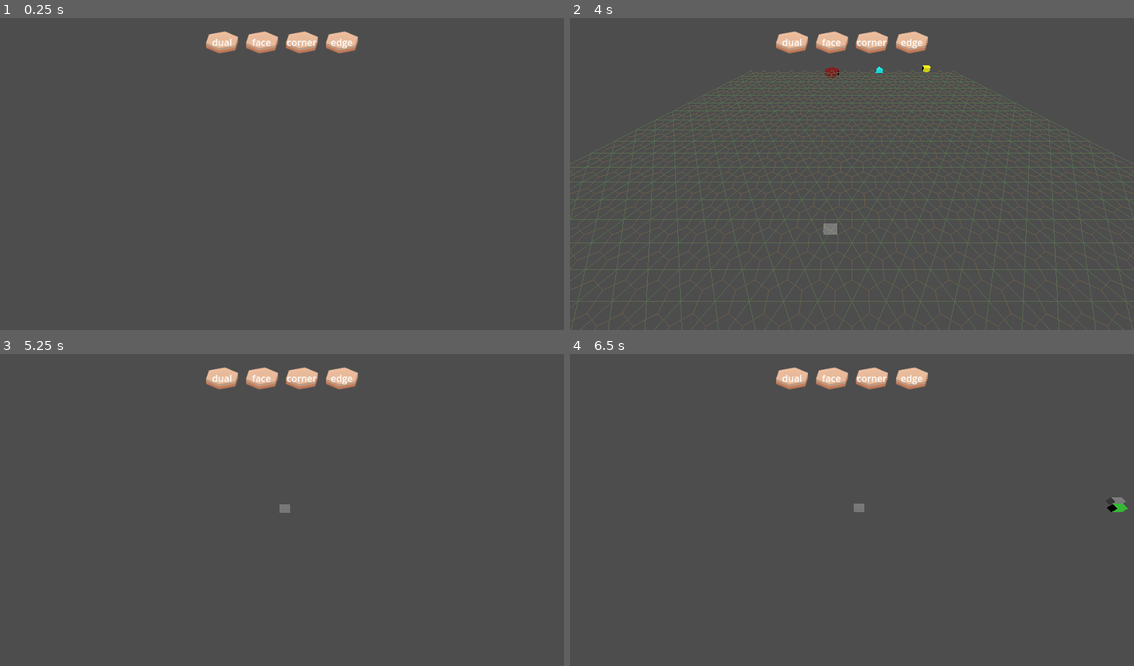
Above: before the commit, frames 1-4 (two rows, left to right).
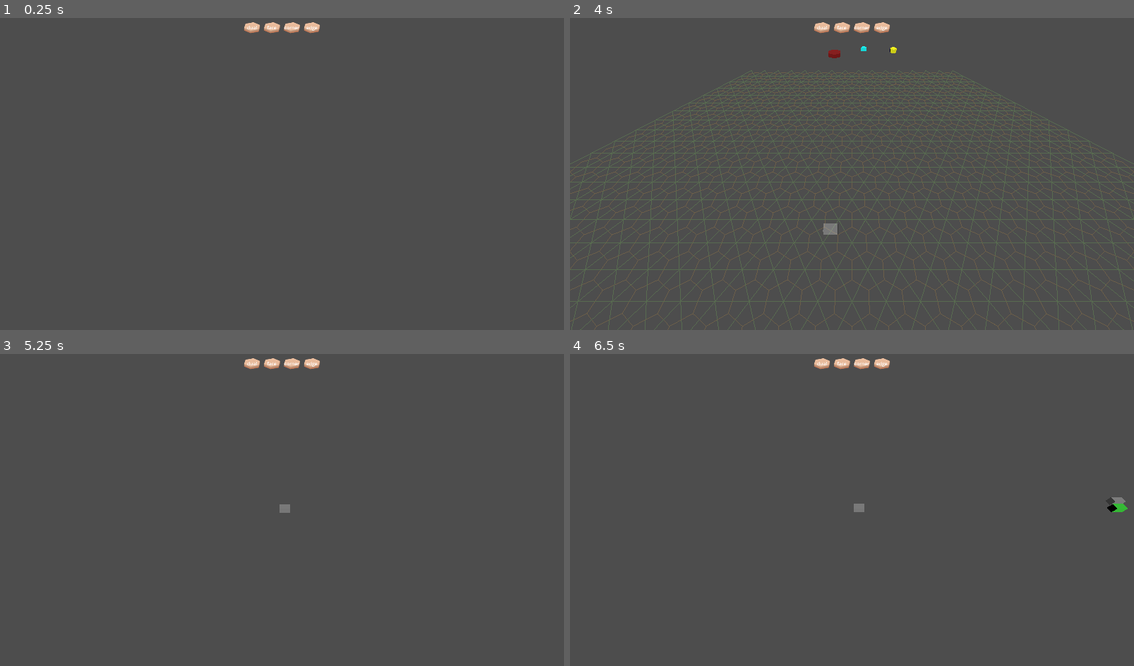
Above: after the commit, the same moments.

Repository: justfordoener/schmuck-of-schmiles
Game: Godot game, scene res://scenes/module_sandbox.tscn
Same seed, same stepped clock (60 frames per second), same inputs: the game is played once before the commit and once after it.
Inputs (mouse positions are in pixels of both pictures, inside the frame that each line leads up to; where the layout moved, square brackets give the same spot in the first picture):
- Up to frame 1 (0.25 s): no input
- Up to frame 2 (4 s): click (823, 27) [789, 42] at 0.5 s; click (840, 27) [829, 42] at 1.25 s; click (863, 27) [874, 42] at 2 s; click (880, 27) [914, 42] at 2.75 s; tap Enter at 3.5 s; move the mouse to (823, 236) at 3.52 s; hold W (move_forward) from 3.53 s (still down); tap Mouse wheel up (move_down) at 3.6 s; tap Mouse wheel down (move_up) at 3.8 s
- Up to frame 3 (5.25 s): move the mouse to (451, 553) at 4.27 s; tap Mouse wheel down (move_up) at 4.35 s; tap Middle mouse button (rotate) at 4.55 s; move the mouse to (112, 460) at 5.02 s; release W (move_forward) at 5.03 s; hold A (move_left) from 5.03 s (still down); hold Middle mouse button (rotate) from 5.03 s (still down)
- Up to frame 4 (6.5 s): keep holding A (move_left); tap Mouse wheel up (move_down) at 5.3 s; tap Space at 5.75 s; move the mouse to (857, 506) at 5.77 s; release Middle mouse button (rotate) at 5.78 s; click (857, 506) at 5.85 s; tap Mouse wheel down (move_up) at 6.05 s

The runs differ from the first frame. In frame 1, 1.6% of the frame differs, in the area x 36-64%, y 1-12%; in frame 2, 1.8%, in the area x 36-64%, y 1-20%; in frame 3, 1.6%; in frame 4, 1.6%.

Commit message:
#110 Refactor Camera Controll VI - merge fixes
Merge request fixes for https://gitlab.uni-bayreuth.de/scrum-csw/scrum-csw-ws-2025/book-of-tiles/-/merge_requests/1
Deleted opsolete code
Deleted old camera.gd script and camera.tscn scene
Renamed RTScamera.gd and rts_camera scene to camera.gd and camera.tscn
Changed Window sice to standard again

Diff:
--- a/project.godot
+++ b/project.godot
@@ -23,8 +23,6 @@
 
 window/size/viewport_width=1920
 window/size/viewport_height=1080
-window/size/window_width_override=960
-window/size/window_height_override=540
 
 [input]
 
--- a/scenes/camera.tscn
+++ b/scenes/camera.tscn
@@ -1,10 +1,14 @@
-[gd_scene load_steps=2 format=3 uid="uid://dgrm4us3hm1kg"]
+[gd_scene load_steps=2 format=3 uid="uid://cl022yfv6jrj"]
 
-[ext_resource type="Script" uid="uid://bg6hpcnpykqce" path="res://scripts/player_controller/camera.gd" id="1_cvpoc"]
+[ext_resource type="Script" uid="uid://ceh0ofm7dnxqa" path="res://scripts/player_controller/camera.gd" id="1_cvpoc"]
 
-[node name="Camera" type="Node3D"]
-transform = Transform3D(1, 0, 0, 0, 1, 0, 0, 0, 1, 0, 0.2698053, 0.45223695)
+[node name="RTSCamera" type="Node3D" node_paths=PackedStringArray("path")]
+transform = Transform3D(1, 0, 0, 0, 0.99999994, 0, 0, 0, 0.99999994, 0, 0, 0)
 script = ExtResource("1_cvpoc")
+path = NodePath("CameraRotX/CameraZoomPivot/Camera3D")
 
-[node name="Camera3D" type="Camera3D" parent="."]
-transform = Transform3D(1, 0, 0, 0, 0.8613367, 0.5080346, 0, -0.5080346, 0.8613367, 0, 0, 0)
+[node name="CameraRotX" type="Node3D" parent="."]
+
+[node name="CameraZoomPivot" type="Node3D" parent="CameraRotX"]
+
+[node name="Camera3D" type="Camera3D" parent="CameraRotX/CameraZoomPivot"]
--- a/scenes/module_sandbox.tscn
+++ b/scenes/module_sandbox.tscn
@@ -2,7 +2,7 @@
 
 [ext_resource type="Script" uid="uid://cwimjfawhl5tk" path="res://scripts/managers/main_manager.gd" id="1_6o6k0"]
 [ext_resource type="Texture2D" uid="uid://ddpcedgy74v6x" path="res://textures/sand.png" id="2_c2dvl"]
-[ext_resource type="PackedScene" uid="uid://cl022yfv6jrj" path="res://scenes/rts_camera.tscn" id="3_6o6k0"]
+[ext_resource type="PackedScene" uid="uid://cl022yfv6jrj" path="res://scenes/camera.tscn" id="3_6o6k0"]
 [ext_resource type="PackedScene" uid="uid://dshxsrgqjwt67" path="res://scenes/grid.tscn" id="4_jed05"]
 
 [node name="ModuleSandbox" type="Node"]
@@ -90,11 +90,11 @@
 text = "edge"
 horizontal_alignment = 1
 
-[node name="RTSCamera" parent="." instance=ExtResource("3_6o6k0")]
+[node name="CameraController" parent="." instance=ExtResource("3_6o6k0")]
 transform = Transform3D(1, 0, 0, 0, 0.81915206, 0.57357645, 0, -0.57357645, 0.81915206, 0, 12.550121, 15.068786)
 
 [node name="GridManager" parent="." instance=ExtResource("4_jed05")]
-camera_path = NodePath("../RTSCamera")
+camera_path = NodePath("../CameraController")
 
 [connection signal="pressed" from="UI/VBoxContainer/HBoxContainer/MarginContainer/dual_layer_button" to="." method="on_ui_grid_layer_button_pressed" binds= ["dual_layer"]]
 [connection signal="pressed" from="UI/VBoxContainer/HBoxContainer/MarginContainer2/face_layer_button" to="." method="on_ui_grid_layer_button_pressed" binds= ["face_layer"]]
--- a/scenes/rts_camera.tscn
+++ /dev/null
@@ -1,13 +0,0 @@
-[gd_scene load_steps=2 format=3 uid="uid://cl022yfv6jrj"]
-
-[ext_resource type="Script" uid="uid://ceh0ofm7dnxqa" path="res://scripts/player_controller/rts_camera.gd" id="1_cvpoc"]
-
-[node name="RTSCamera" type="Node3D"]
-transform = Transform3D(1, 0, 0, 0, 0.99999994, 0, 0, 0, 0.99999994, 0, 0, 0)
-script = ExtResource("1_cvpoc")
-
-[node name="CameraRotX" type="Node3D" parent="."]
-
-[node name="CameraZoomPivot" type="Node3D" parent="CameraRotX"]
-
-[node name="Camera3D" type="Camera3D" parent="CameraRotX/CameraZoomPivot"]
--- a/scripts/managers/grid_manager.gd
+++ b/scripts/managers/grid_manager.gd
@@ -2,7 +2,7 @@
 
 #WARNING needs CameraController node to be located above the GridManager node.
 #TODO fix this fragile dependency
-@onready var camera_controller = $"../RTSCamera"
+@onready var camera_controller = $"../CameraController"
 
 @onready var grid_layers = {
 	"play_layer" : $grid_layers/play_layer,
@@ -32,7 +32,6 @@
 var camera : Camera3D
 
 func _ready():
-	#camera = camera_controller.find_child("Camera3D", true, false)
 	camera = camera_controller.camera
 	set_process(false)
 
--- a/scripts/player_controller/camera.gd
+++ b/scripts/player_controller/camera.gd
@@ -1,54 +1,78 @@
 extends Node3D
 
-@export var move_speed: float 		= 20.0
-@export var rotation_speed: float 	= 120  # Degrees per second
-@export var smoothness: float 		= 5.0       # Higher = faster interpolation
-@export var zoom_speed: float 		= 3.0
-@export var min_y: float			= 1
-@export var max_y: float			= 5
-@onready var camera: Node			= $Camera3D
+@export var path = camera
 
-var _target_position: Vector3 		= Vector3.ZERO
-var _target_position_y: float 		= 0.0
-var _target_rotation_y: float 		= 0.0
-var _target_rotation_x: float 		= 45.0
+# variables
+@export var floatyness : float = 0.10
+@export var move_speed = 0.6
+var move_target: Vector3
 
-func _ready():
-	_target_position = global_position
-	_target_rotation_y = rotation_degrees.y
-	_target_rotation_x = rotation_degrees.x
+# rotation
+@export var rotate_keys_speed = 1.5
+var rotate_keys_target: float
 
-func _process(delta):
-	handle_input(delta)
-	smooth_update(delta)
+# zoom
+@export var zoom_speed = 3.0
+@export var min_zoom = -28.0
+@export var max_zoom = 10.0
+@export var min_zoom_speed = 0.15 # as % of max speed (max_speed = 1.0)
+var zoom_target: float
+@export var min_pitch := -25.0   # when zoomed out
+@export var max_pitch :=  10.0   # when zoomed in
 
-func smooth_update(delta):
-	global_position = global_position.lerp(_target_position, delta * smoothness)
-	rotation_degrees.y = lerp_angle(_target_rotation_y, _target_rotation_y, delta * smoothness)
-	camera.position.y = lerp(camera.position.y, _target_position_y, delta * smoothness)
+# mouse
+@export var mouse_sensitivity = 0.3
+
+@onready var rotation_x = $CameraRotX
+@onready var zoom_pivot = $CameraRotX/CameraZoomPivot
+@onready var camera = $CameraRotX/CameraZoomPivot/Camera3D
 
 
-func handle_input(delta):
-	var input_dir := Vector3.ZERO
-	if Input.is_action_pressed("move_forward"):
-		input_dir.z -= 1
-	if Input.is_action_pressed("move_back"):
-		input_dir.z += 1
-	if Input.is_action_pressed("move_left"):
-		input_dir.x -= 1
-	if Input.is_action_pressed("move_right"):
-		input_dir.x += 1
-	if input_dir != Vector3.ZERO:
-		input_dir = input_dir.normalized()
-		var move_dir = transform.basis * input_dir
-		move_dir.y = 0
-		_target_position += move_dir * move_speed * delta
+func _ready() -> void:
+	move_target = position
+	rotate_keys_target = rotation_degrees.y
+	zoom_target = camera.position.z
 
-	if Input.is_action_pressed("rotate_left"):
-		_target_rotation_y -= rotation_speed * delta
-	if Input.is_action_pressed("rotate_right"):
-		_target_rotation_y += rotation_speed * delta
 
+# Called every frame. 'delta' is the elapsed time since the previous frame.
+func _process(_delta: float) -> void:
+	if Input.is_action_just_pressed("rotate"):
+		Input.set_mouse_mode(Input.MOUSE_MODE_CAPTURED)
+	if Input.is_action_just_released("rotate"):
+		Input.set_mouse_mode(Input.MOUSE_MODE_VISIBLE)
+
+	# get input directions
+	var input_direction = Input.get_vector("move_left", "move_right", "move_forward", "move_back")
+	var horizontal_basis = Basis(Vector3.UP, deg_to_rad(rotation_degrees.y))
+	var movement_direction = (horizontal_basis * Vector3(input_direction.x, 0, input_direction.y)).normalized()
+	var rotate_keys_direction = Input.get_axis("rotate_left", "rotate_right")
 	var zoom_direction = (int(Input.is_action_just_released("move_up")) - int(Input.is_action_just_released("move_down")))
-	_target_position_y += zoom_speed * zoom_direction
-	_target_position_y = clamp(_target_position_y, min_y, max_y)
+
+	# normalize zoom range between 0 and 1
+	var current_zoom = 1 - inverse_lerp(min_zoom, max_zoom, zoom_target)
+
+	# set movement targets
+	var zoom_move_factor = 1.0 - current_zoom + 0.2
+	move_target += move_speed * zoom_move_factor * movement_direction
+	rotate_keys_target += rotate_keys_speed * rotate_keys_direction
+
+	# Zoom - fast in the middle, slow at edges
+	var zoom_curve = 1.0 - abs(current_zoom - 0.5) * 2.0
+	zoom_curve = clamp(zoom_curve, min_zoom_speed, 1.0)
+	zoom_target += zoom_speed * zoom_direction * zoom_curve
+	zoom_target = clamp(zoom_target, min_zoom, max_zoom)
+
+	# lerp to movement targets
+	position = lerp(position, move_target, floatyness)
+	rotation_degrees.y = lerp(rotation_degrees.y, rotate_keys_target, floatyness)
+	camera.position.z = lerp(camera.position.z, zoom_target, floatyness)
+
+	# compute new pitch between min_pitch and max_pitch
+	var target_pitch = lerp(min_pitch, max_pitch, current_zoom)
+
+	# apply smoothed rotation
+	rotation_x.rotation_degrees.x = lerp(
+		rotation_x.rotation_degrees.x,
+		target_pitch,
+		floatyness
+	)
--- a/scripts/player_controller/rts_camera.gd
+++ /dev/null
@@ -1,107 +0,0 @@
-extends Node3D
-
-@export var path = camera
-
-# variables
-@export var floatyness : float = 0.10
-@export var move_speed = 0.6
-var move_target: Vector3
-
-# rotation
-@export var rotate_keys_speed = 1.5
-var rotate_keys_target: float
-
-# zoom
-@export var zoom_speed = 3.0
-@export var min_zoom = -28.0
-@export var max_zoom = 10.0
-@export var min_zoom_speed = 0.15 # as % of max speed (max_speed = 1.0)
-var zoom_target: float
-@export var min_pitch := -25.0   # when zoomed out
-@export var max_pitch :=  10.0   # when zoomed in
-
-# mouse
-@export var mouse_sensitivity = 0.3
-
-@onready var rotation_x = $CameraRotX
-@onready var zoom_pivot = $CameraRotX/CameraZoomPivot
-@onready var camera = $CameraRotX/CameraZoomPivot/Camera3D
-
-# orbit pivot (The space the camera is currently looking at) -> Not in use atm
-#var orbit_point: Vector3
-
-func _ready() -> void:
-	move_target = position
-	rotate_keys_target = rotation_degrees.y
-	zoom_target = camera.position.z
-
-	#camera.look_at(position)
-
-#func _input(event: InputEvent) -> void:
-	#if event is InputEventMouseMotion and Input.is_action_pressed("rotate"):
-	#	rotate_keys_target -= event.relative.x * mouse_sensitivity
-	#	rotation_x.rotation_degrees.x -= event.relative.y * mouse_sensitivity
-	#	rotation_x.rotation_degrees.x = clamp(rotation_x.rotation_degrees.x, -40, 10)
-
-
-
-# Called every frame. 'delta' is the elapsed time since the previous frame.
-func _process(_delta: float) -> void:
-	if Input.is_action_just_pressed("rotate"):
-		Input.set_mouse_mode(Input.MOUSE_MODE_CAPTURED)
-	if Input.is_action_just_released("rotate"):
-		Input.set_mouse_mode(Input.MOUSE_MODE_VISIBLE)
-
-	# get input directions
-	var input_direction = Input.get_vector("move_left", "move_right", "move_forward", "move_back")
-	var horizontal_basis = Basis(Vector3.UP, deg_to_rad(rotation_degrees.y))
-	var movement_direction = (horizontal_basis * Vector3(input_direction.x, 0, input_direction.y)).normalized()
-	#var movement_direction = (transform.basis * Vector3(input_direction.x, 0, input_direction.y)).normalized()
-	var rotate_keys_direction = Input.get_axis("rotate_left", "rotate_right")
-	var zoom_direction = (int(Input.is_action_just_released("move_up")) - int(Input.is_action_just_released("move_down")))
-
-	# normalize zoom range between 0 and 1
-	var current_zoom = 1 - inverse_lerp(min_zoom, max_zoom, zoom_target)
-
-	# set movement targets
-	var zoom_move_factor = 1.0 - current_zoom + 0.2
-	move_target += move_speed * zoom_move_factor * movement_direction
-	rotate_keys_target += rotate_keys_speed * rotate_keys_direction
-
-	# Zoom - fast in the middle, slow at edges
-	var zoom_curve = 1.0 - abs(current_zoom - 0.5) * 2.0
-	zoom_curve = clamp(zoom_curve, min_zoom_speed, 1.0)
-	zoom_target += zoom_speed * zoom_direction * zoom_curve
-	zoom_target = clamp(zoom_target, min_zoom, max_zoom)
-
-	# lerp to movement targets
-	position = lerp(position, move_target, floatyness)
-	rotation_degrees.y = lerp(rotation_degrees.y, rotate_keys_target, floatyness)
-	camera.position.z = lerp(camera.position.z, zoom_target, floatyness)
-
-	# compute new pitch between min_pitch and max_pitch
-	var target_pitch = lerp(min_pitch, max_pitch, current_zoom)
-
-	# apply smoothed rotation
-	rotation_x.rotation_degrees.x = lerp(
-		rotation_x.rotation_degrees.x,
-		target_pitch,
-		floatyness
-	)
-# Raycast testing stuff (not working yet)
-#func get_camera_look_point() -> Vector3:
-#	var from = camera.global_transform.origin
-#	var dir = -camera.global_transform.basis.z.normalized()
-#
-#	var space = get_world_3d().direct_space_state
-#
-#	# Raycast
-#	var query = PhysicsRayQueryParameters3D.create(from, from + dir * 5000)
-#	var result = space.intersect_ray(query)
-#
-#	if result.size() > 0:
-#		print (result)
-#		return result.position
-#	else:
-#		print (result)
-#		return from + dir * 10.0
Not shown, removed: scripts/player_controller/rts_camera.gd.uid
